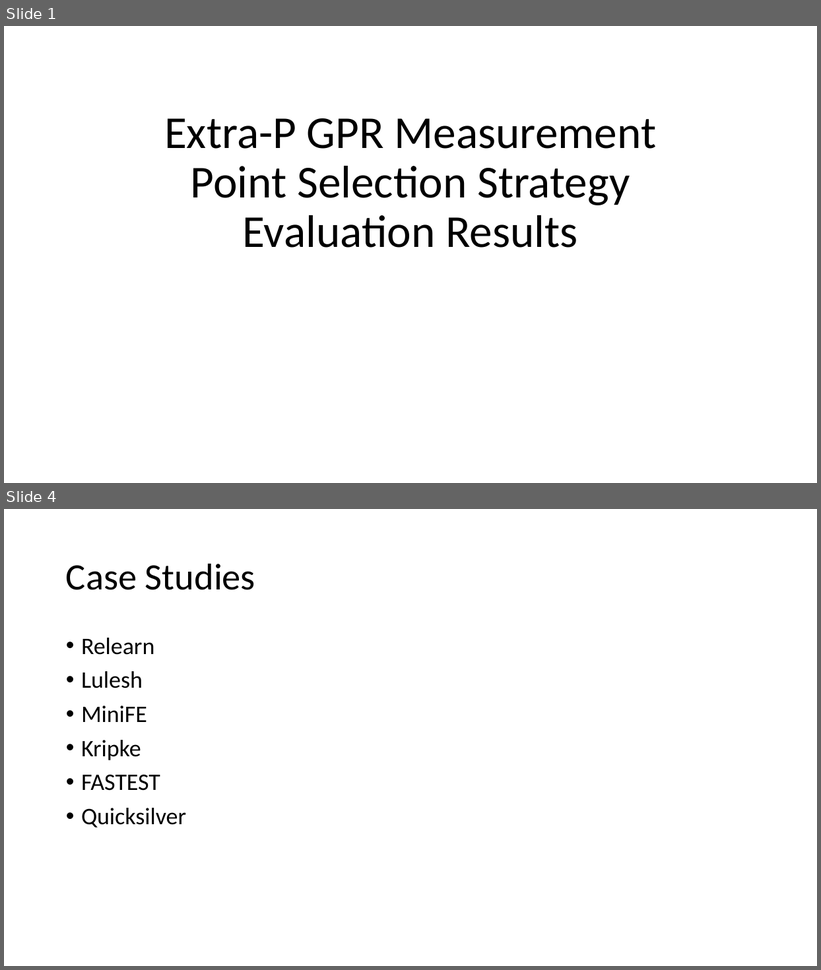
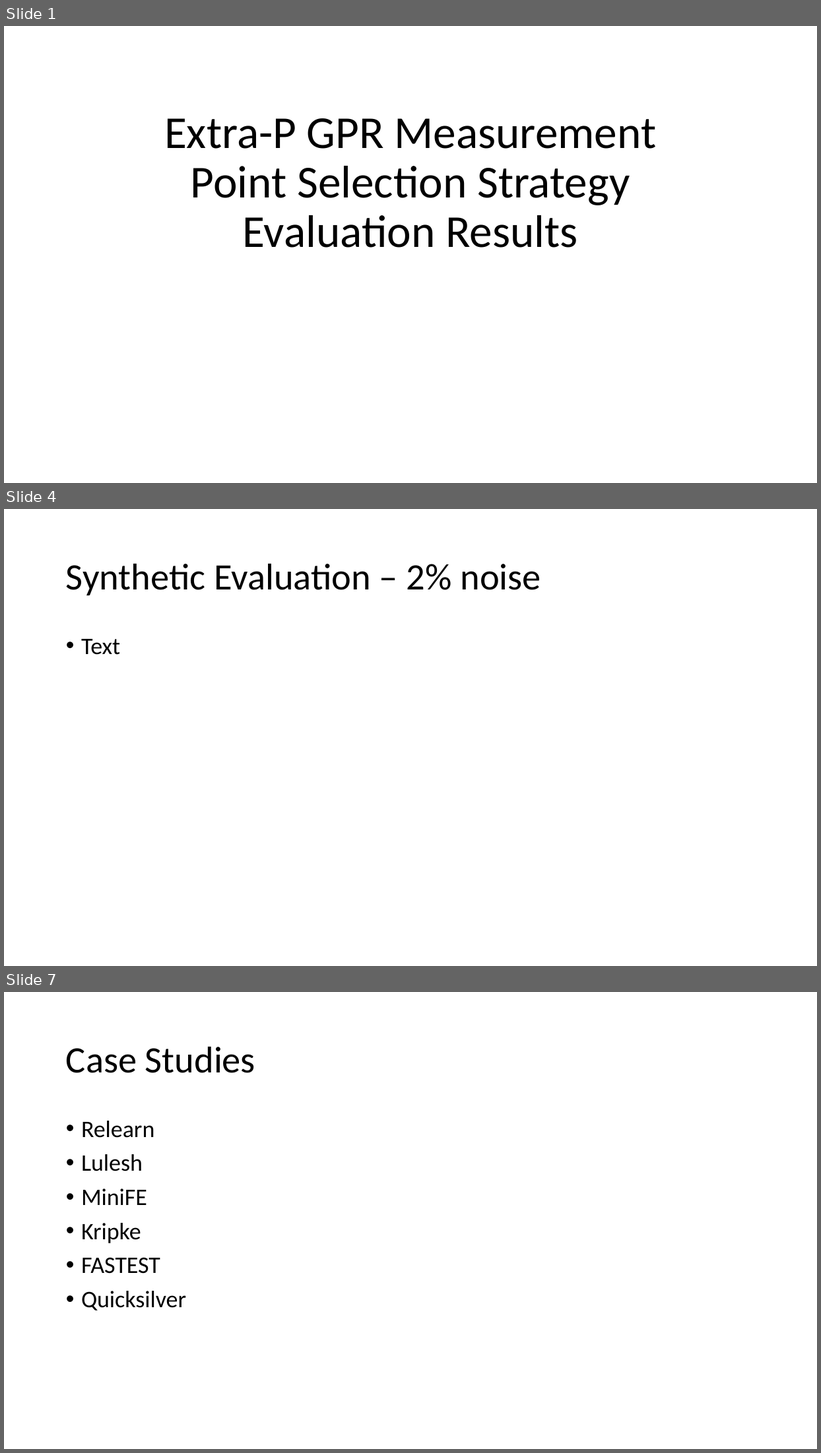
Before and after one commit to extra-p/extrap-gpr, a slide deck: Results.pptx. Shown one above the other, each under a label of ours: slides 1 and 4 before the commit, slides 1, 4 and 7 after it; the slides between them are not shown. The pictures are 821x970 and 821x1453 pixels, drawn with LibreOffice and Linux fonts; fonts in the diff are those of the drawing. Boxes give left, top, right and bottom in pixels: in the first picture for what was removed or moved away, otherwise in the second. Text is boxed around its words. In the diff, an @@ line names an element or a change of style, - is before the commit and + after.

```diff
--- a/Results.pptx
+++ b/Results.pptx
@@ slide 4 added at (x1=4, y1=509, x2=817, y2=966), background #FFFFFF @@
@@ title added at (x1=66, y1=563, x2=541, y2=595), 44 pt, text #000000 @@
+Synthetic Evaluation – 2% noise
@@ text added at (x1=81, y1=639, x2=120, y2=655), 28 pt, text #000000 @@
+• Text
@@ what was slide 4 is now slide 7 @@
```
Also in this commit, not shown: 3 slides changed, 2 other slides added.
